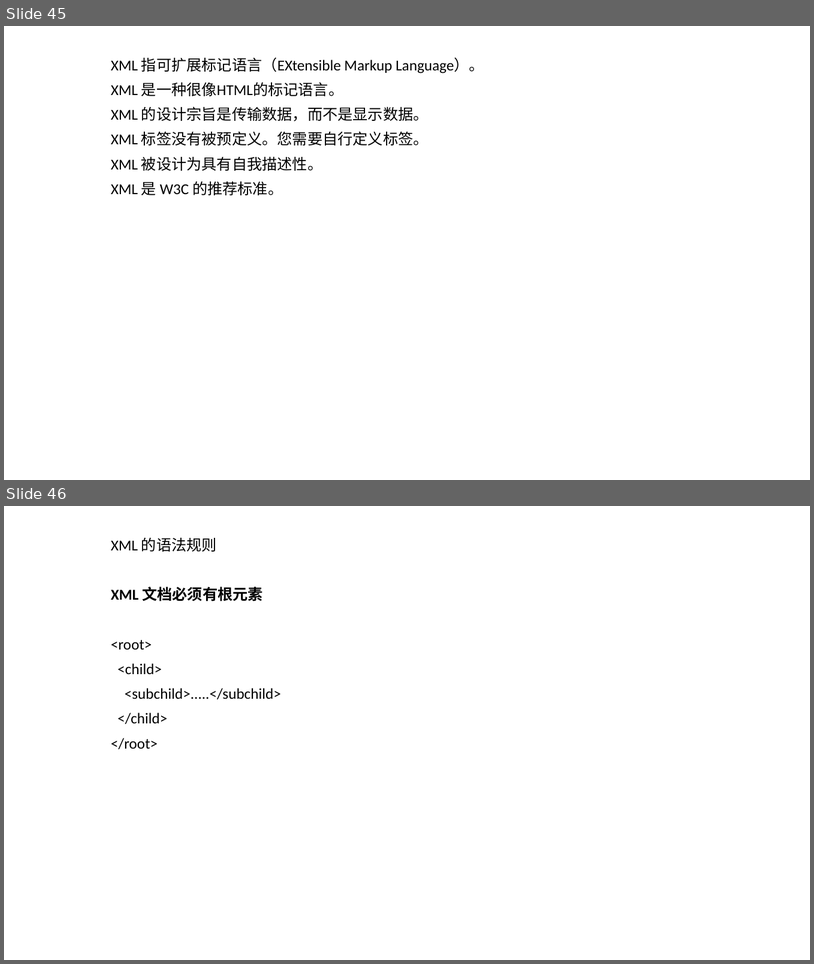
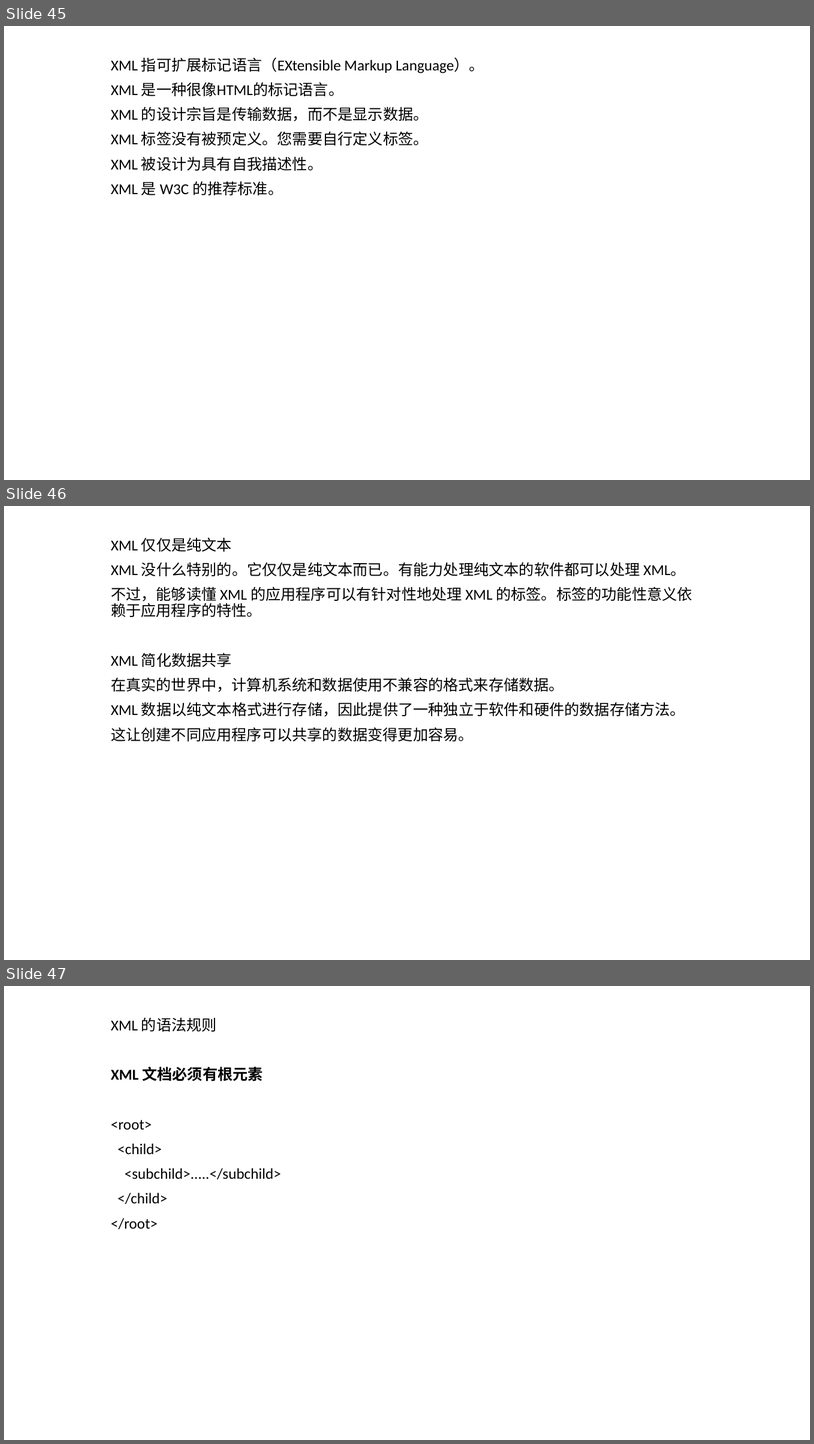
Before and after one commit to qianjinpeixun/RestSample, a slide deck: RestSample/java-docs/java2a/java-advance-section-5-xml-json-maven.pptx. Shown one above the other, each under a label of ours: slides 45 and 46 before the commit, slides 45, 46 and 47 after it. The pictures are 814x964 and 814x1444 pixels, drawn with LibreOffice and Linux fonts; fonts in the diff are those of the drawing. Boxes give left, top, right and bottom in pixels: in the first picture for what was removed or moved away, otherwise in the second. Text is boxed around its words. In the diff, an @@ line names an element or a change of style, - is before the commit and + after.

```diff
--- a/RestSample/java-docs/java2a/java-advance-section-5-xml-json-maven.pptx
+++ b/RestSample/java-docs/java2a/java-advance-section-5-xml-json-maven.pptx
@@ slide 46 added at (4, 506, 810, 960), background #FFFFFF @@
@@ subtitle added at (111, 537, 693, 741), 18 pt, text #000000 @@
+XML 仅仅是纯文本
+XML 没什么特别的。它仅仅是纯文本而已。有能力处理纯文本的软件都可以处理 XML。
+不过，能够读懂 XML 的应用程序可以有针对性地处理 XML 的标签。标签的功能性意义依赖于应用程序的特性。
+XML 简化数据共享
+在真实的世界中，计算机系统和数据使用不兼容的格式来存储数据。
+XML 数据以纯文本格式进行存储，因此提供了一种独立于软件和硬件的数据存储方法。
+这让创建不同应用程序可以共享的数据变得更加容易。
@@ what was slide 46 is now slide 47 @@
```
Also in this commit, not shown: 2 slides changed, 14 other files.
